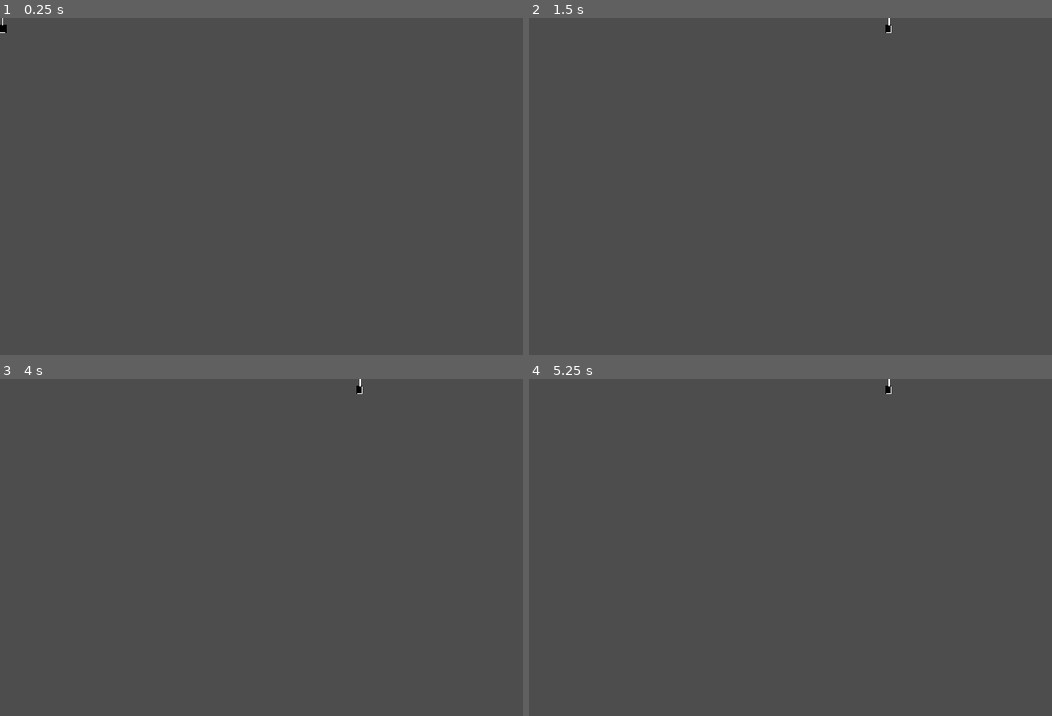
Above: before the commit, frames 1-4 (two rows, left to right).
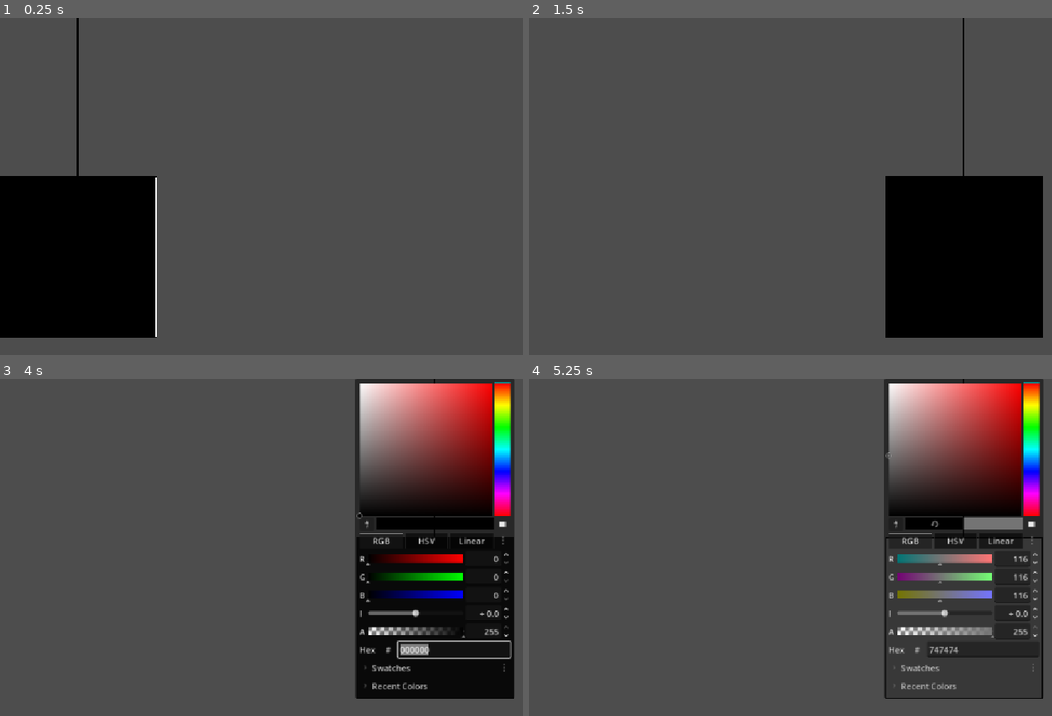
Above: after the commit, the same moments.

Repository: ADOGamedev/Fractals
Game: Godot game, scene res://scenes/single_color_gradient_selector.tscn
Two runs of this game, one before a commit and one after it. Both use one fixed random seed, a clock stepped at 60 frames per second and the inputs below. This scene is started directly instead of the project's main scene.
Inputs (mouse positions are in pixels of both pictures, inside the frame that each line leads up to):
- Up to frame 1 (0.25 s): no input
- Up to frame 2 (1.5 s): tap Enter at 0.5 s; drag from (534, 24) to (889, 112) at 0.52 s; tap Space at 1.25 s; drag from (706, 203) to (800, 253) at 1.27 s
- Up to frame 3 (4 s): tap Enter at 2, 3.5 s; move the mouse to (360, 473) at 2.02 s; hold Shift 2.03-2.75 s; click (360, 473) at 2.17 s; tap Space at 2.75 s; drag from (271, 614) to (120, 496) at 2.77 s; move the mouse to (481, 598) at 3.52 s; hold Shift from 3.53 s (still down); click (481, 598) at 3.67 s
- Up to frame 4 (5.25 s): release Shift at 4.25 s; click (895, 523) at 4.27 s; click (910, 540) at 5 s, where only the run after the commit has a clickable "RGB"

The runs differ from the first frame. In frame 1, 15% of the frame differs, in the area x 0-30%, y 0-95%; in frame 2, 15%; in frame 3, 28%, in the area x 67-99%, y 0-95%; in frame 4, 20%.

Commit message:
Fix major bugs with gradient selector

Diff:
--- a/project.godot
+++ b/project.godot
@@ -27,6 +27,9 @@
 
 window/size/mode=2
 window/stretch/mode="canvas_items"
+window/stretch_mode=4
+window/minimum_display_time=200
+window/image="uid://bwyliisd1lda0"
 
 [input]
 
--- a/scenes/gradient_selector.tscn
+++ b/scenes/gradient_selector.tscn
@@ -40,6 +40,7 @@
 [node name="gradient_texture" type="TextureRect" parent="PanelContainer" unique_id=2010167717]
 unique_name_in_owner = true
 layout_mode = 2
+mouse_filter = 0
 texture = SubResource("GradientTexture1D_qib60")
 
 [connection signal="gui_input" from="PanelContainer/gradient_texture" to="." method="_on_texture_rect_gui_input"]
--- a/scenes/single_color_gradient_selector.tscn
+++ b/scenes/single_color_gradient_selector.tscn
@@ -40,9 +40,10 @@
 
 [node name="SingleColorGradientSelector" type="VBoxContainer" unique_id=1905952084 groups=["single_color_gradient_selector"]]
 z_index = 1
-offset_right = 11.0
-offset_bottom = 28.0
+offset_right = 300.0
+offset_bottom = 613.0
 size_flags_horizontal = 0
+mouse_filter = 0
 theme_override_constants/separation = 0
 script = ExtResource("1_23oei")
 
@@ -51,6 +52,7 @@
 layout_mode = 2
 size_flags_horizontal = 4
 size_flags_vertical = 3
+mouse_filter = 2
 theme_override_styles/panel = SubResource("StyleBoxFlat_1aqo2")
 
 [node name="Panel" type="Panel" parent="Panel" unique_id=84924748]
@@ -70,11 +72,13 @@
 [node name="PanelContainer" type="PanelContainer" parent="." unique_id=375380105]
 layout_mode = 2
 size_flags_vertical = 3
+mouse_filter = 2
 theme_override_styles/panel = SubResource("StyleBoxFlat_bypo1")
 
 [node name="ColorPickerButton" type="ColorPickerButton" parent="PanelContainer" unique_id=1530094141]
 unique_name_in_owner = true
 layout_mode = 2
+mouse_filter = 1
 theme_override_styles/normal = SubResource("StyleBoxEmpty_2m6kk")
 theme_override_styles/pressed = SubResource("StyleBoxEmpty_23oei")
 theme_override_styles/hover = SubResource("StyleBoxEmpty_qx0r5")
@@ -86,5 +90,3 @@
 size_flags_vertical = 3
 mouse_filter = 2
 theme_override_styles/panel = SubResource("StyleBoxFlat_qx0r5")
-
-[connection signal="gui_input" from="." to="." method="_on_gui_input"]
--- a/src/gradient_selector/single_color_gradient_selector.gd
+++ b/src/gradient_selector/single_color_gradient_selector.gd
@@ -1,7 +1,11 @@
-extends VBoxContainer
+extends Control
 
 @export var initial_color := Color.BLACK
 var dragging := false
+
+var drag_start_pos : Vector2
+var drag_end_pos : Vector2
+
 var can_queue_free = true
 
 func get_color() -> Color:
@@ -13,19 +17,26 @@
 func _ready() -> void:
 	set_color(initial_color)
 
-func _input(event: InputEvent) -> void:
+
+func _gui_input(event: InputEvent) -> void:
 	if event is InputEventMouseButton and event.button_index == MOUSE_BUTTON_RIGHT:
-		var mouse_in = get_global_rect().has_point(event.position)
-		if mouse_in and can_queue_free:
+		if can_queue_free:
 			queue_free()
 
+	if dragging and drag_start_pos != drag_end_pos:
+		%ColorPickerButton.mouse_filter = MOUSE_FILTER_IGNORE
+	else:
+		%ColorPickerButton.mouse_filter = MOUSE_FILTER_PASS
+
+
 	if event is InputEventMouseButton and event.button_index == MOUSE_BUTTON_LEFT:
-		var mouse_in = get_global_rect().has_point(event.position)
-
 		if event.pressed:
-			dragging = mouse_in
+			dragging = true
+			drag_start_pos = event.position
 		else:
 			dragging = false
 
+
 	if event is InputEventMouseMotion and dragging:
 		position.x += event.relative.x
+		drag_end_pos = event.position
